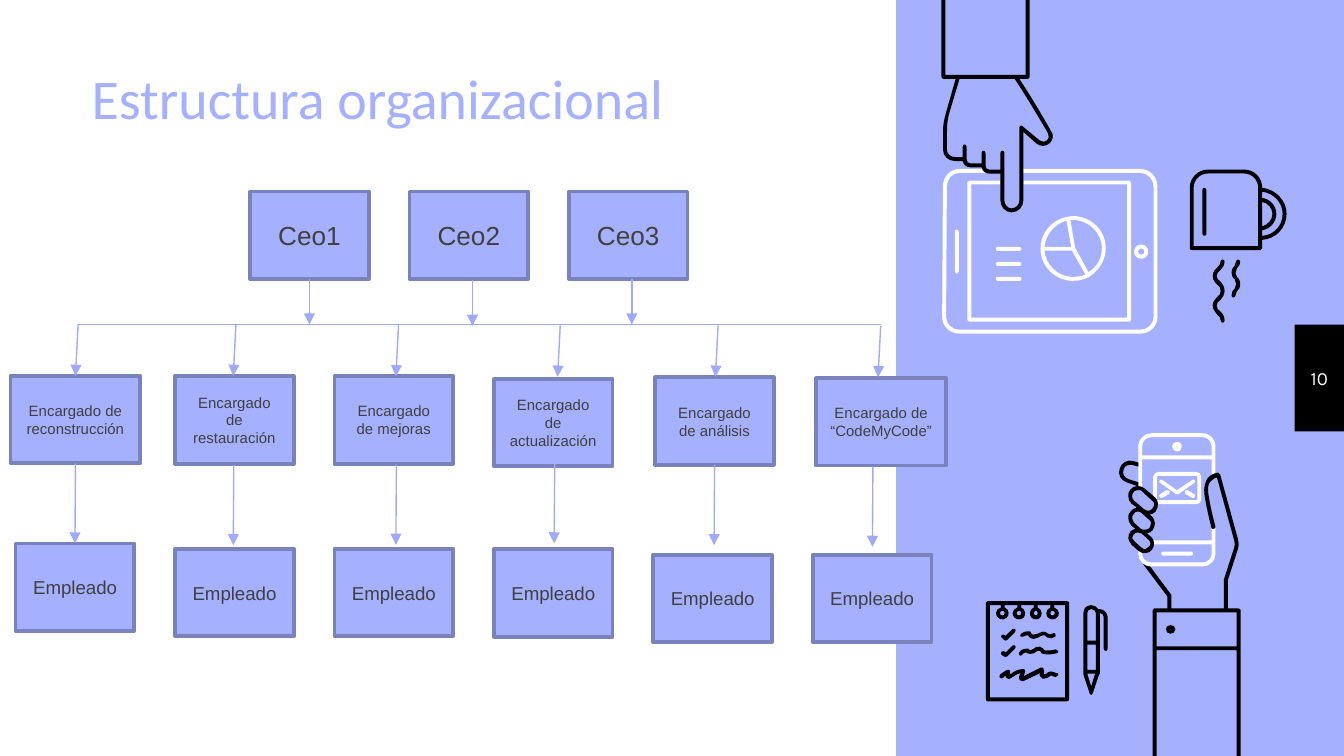
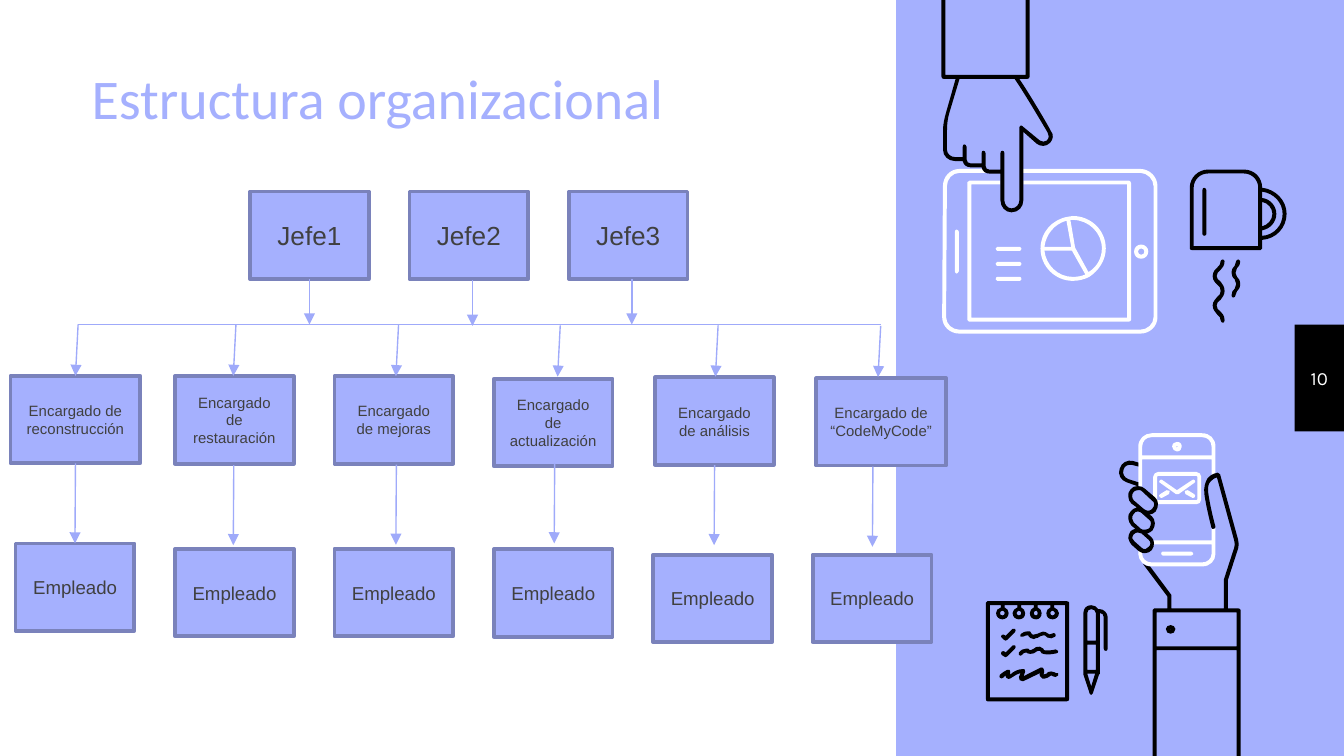
Before and after one commit to TheSkrapy/7mo-Semestre, a slide deck: slide 10 of 13 Modelos de negocios/Empresa Outtic.pptx. Drawn at 1344x756 pixels with LibreOffice and Linux fonts; fonts in the diff are those of the drawing. Boxes give left, top, right and bottom in pixels: in the first picture for what was removed or moved away, otherwise in the second. Text is boxed around its words. In the diff, an @@ line names an element or a change of style, - is before the commit and + after.

```diff
--- a/13 Modelos de negocios/Empresa Outtic.pptx
+++ b/13 Modelos de negocios/Empresa Outtic.pptx
@@ text in rectangle at <box>277,226,341,246</box>: text changed @@
-Ceo1
+Jefe1
@@ text in rectangle at <box>437,226,501,246</box>: text changed @@
-Ceo2
+Jefe2
@@ text in rectangle at <box>596,226,660,246</box>: text changed @@
-Ceo3
+Jefe3
```
Also in this commit, not shown: 1 slide added, 1 other file.
